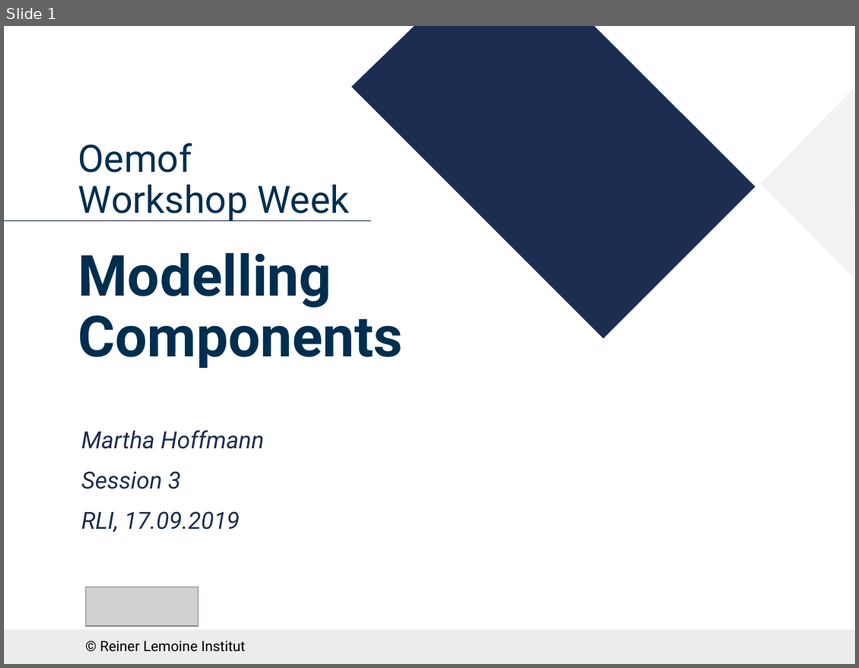
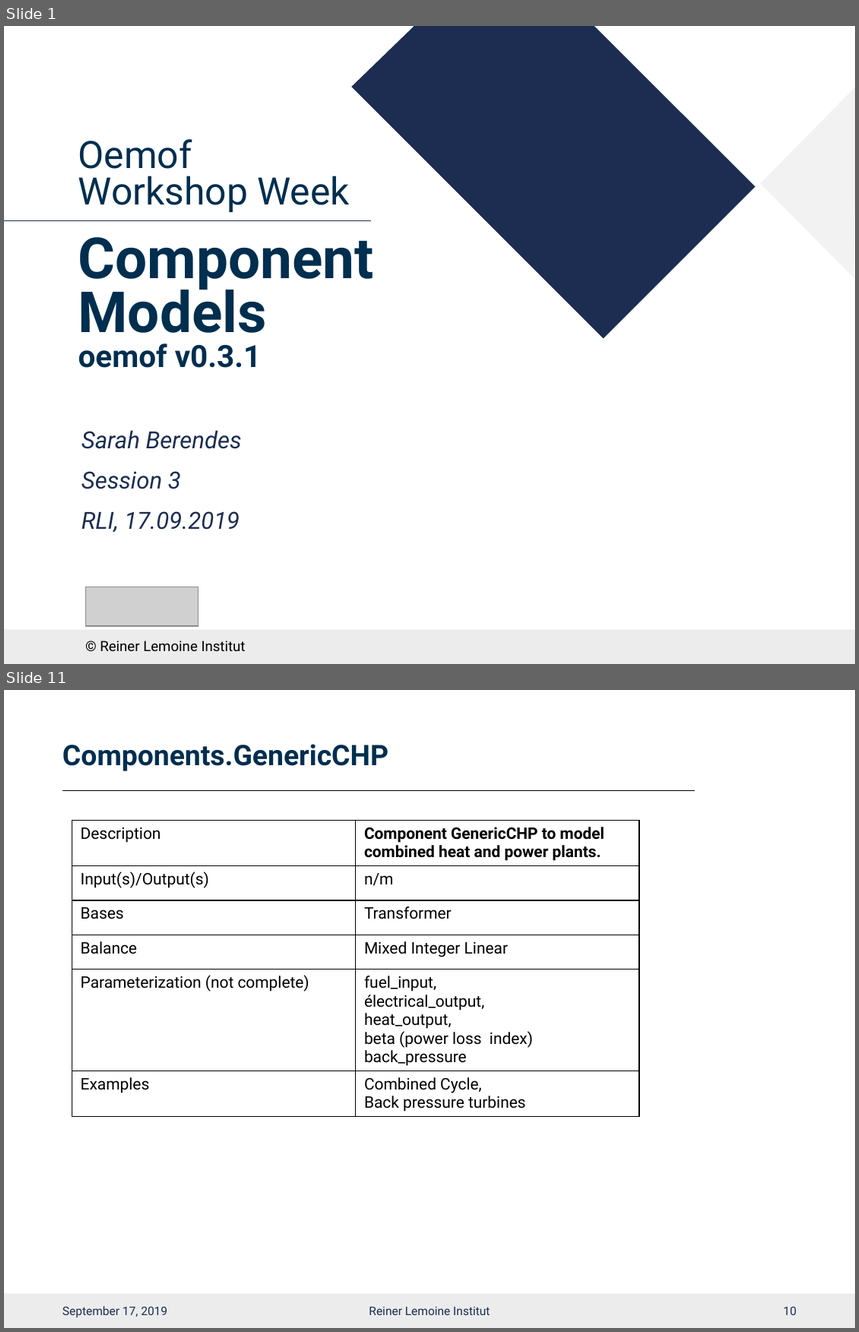
Before and after one commit to smartie2076/oemof_workshop, a slide deck: Oemof_Workshop_05_Components.pptx. Shown one above the other, each under a label of ours: slide 1 before the commit, slides 1 and 11 after it; the slides between them are not shown. The pictures are 859x668 and 859x1332 pixels, drawn with LibreOffice and Linux fonts; fonts in the diff are those of the drawing; grey boxes stand for pictures; background and template pictures are left out. Boxes give left, top, right and bottom in pixels: in the first picture for what was removed or moved away, otherwise in the second. Text is boxed around its words. In the diff, an @@ line names an element or a change of style, - is before the commit and + after.

Commit message:
model_components workshop material is uploaded

```diff
--- a/Oemof_Workshop_05_Components.pptx
+++ b/Oemof_Workshop_05_Components.pptx
@@ slide 11 added at [4,690,855,1328], background #FFFFFF; not listed: 1 template element that a slide beside it also shows @@
@@ title added at [63,744,389,771], 24 pt, text #002E4F, bold @@
+Components.GenericCHP
@@ line added from (63, 790) to (694, 790), #000000 0.5 pt @@
@@ table added at [72,820,639,1205], 6 rows, 2 columns @@
+Description | Component GenericCHP to model combined heat and power plants.
+Input(s)/Output(s) | n/m
+Bases | Transformer
+Balance | Mixed Integer Linear
+Parameterization (not complete) | fuel_input, / électrical_output, / heat_output, / beta (power loss index) / back_pressure
+Examples | Combined Cycle, / Back pressure turbines
@@ text added at [63,1306,167,1318], 10 pt, text #1C2D51 @@
+September 17, 2019
@@ text added at [369,1307,490,1315], 10 pt, text #1C2D51 @@
+Reiner Lemoine Institut
@@ page number added at [784,1307,797,1315], 10 pt, text #1C2D51 @@
+10
@@ slide 1 changed as well @@
@@ text at [78,139,374,368]: text changed; size 48 to 32 pt @@
-Oemof
-Workshop Week
-Modelling Components
+Oemof
+Workshop Week
+Component Models
+oemof v0.3.1
@@ subtitle at [82,430,242,449]: text changed @@
-Martha Hoffmann
+Sarah Berendes
```
Also in this commit, not shown: 2 other slides changed, 18 other slides added, 3 slides removed, 5 other files.
